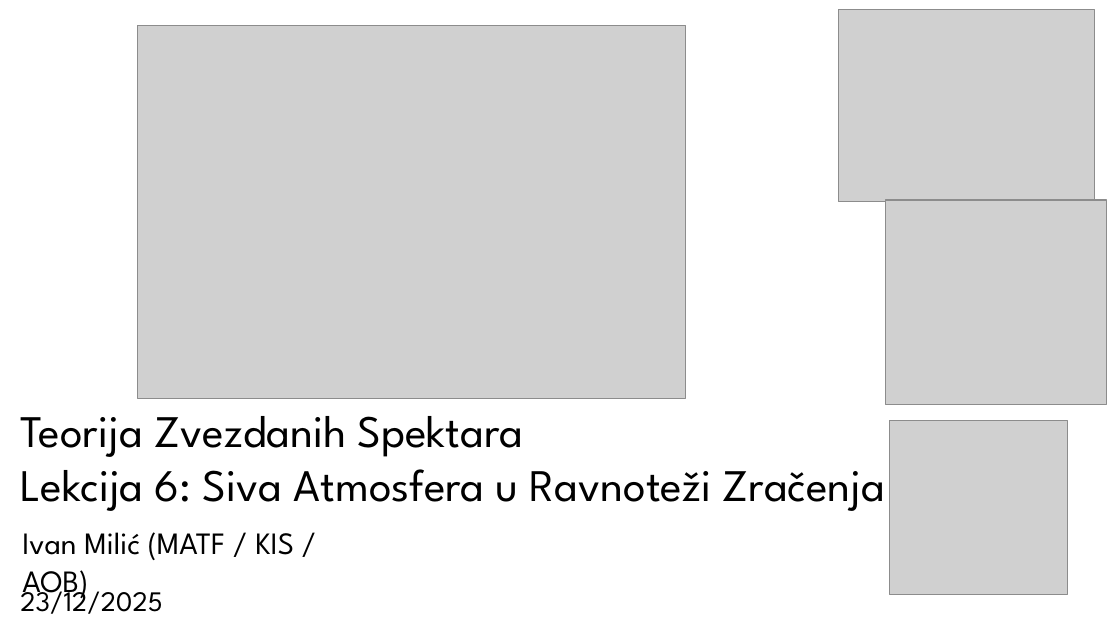
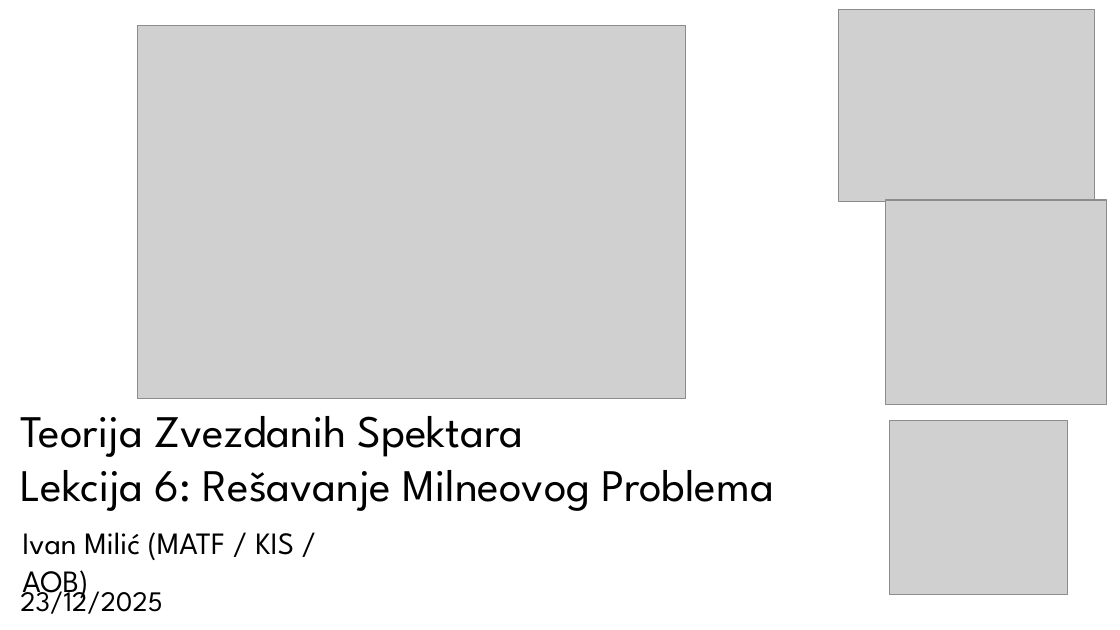
Before and after one commit to ivanzmilic/TZS_matf, a slide deck: slide 1 of Predavanja/Predavanje_06_Resenje_Milneovog_Problema.pptx. Drawn at 1120x630 pixels with LibreOffice and Linux fonts; fonts in the diff are those of the drawing; grey boxes stand for pictures. Boxes give left, top, right and bottom in pixels: in the first picture for what was removed or moved away, otherwise in the second. Text is boxed around its words. In the diff, an @@ line names an element or a change of style, - is before the commit and + after.

```diff
--- a/Predavanja/Predavanje_06_Resenje_Milneovog_Problema.pptx
+++ b/Predavanja/Predavanje_06_Resenje_Milneovog_Problema.pptx
@@ text at (20, 456, 774, 511): text changed @@
-Lekcija 6: Siva Atmosfera u Ravnoteži Zračenja
+Lekcija 6: Rešavanje Milneovog Problema
```
Also in this commit, not shown: 3 other slides changed, 2 other files.
